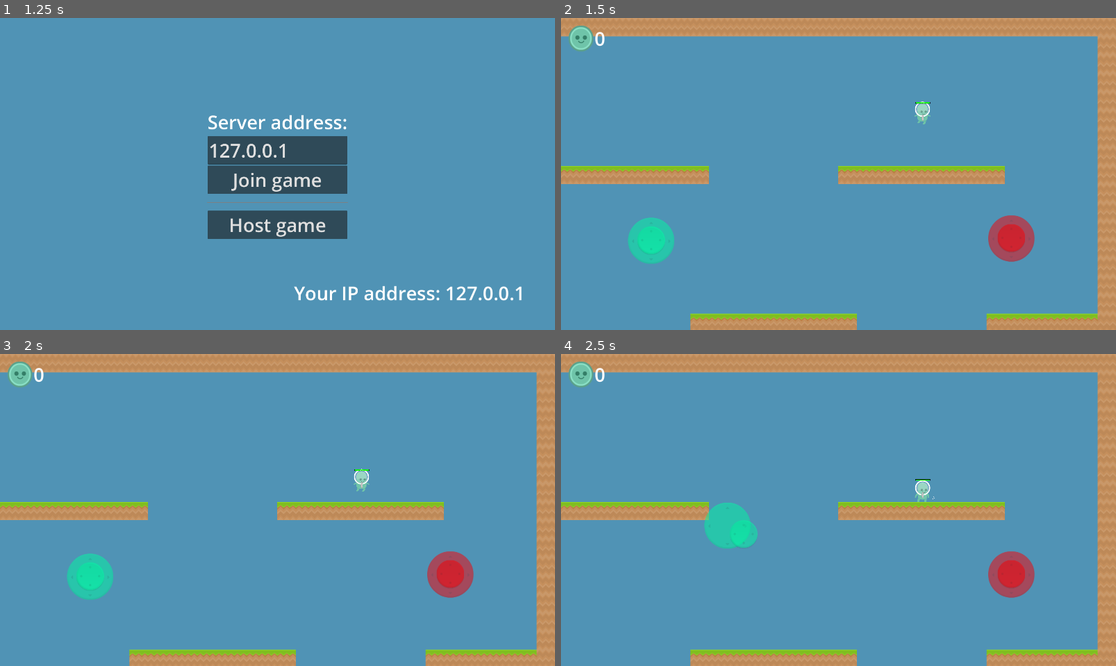
Above: before the commit, frames 1-4 (two rows, left to right).
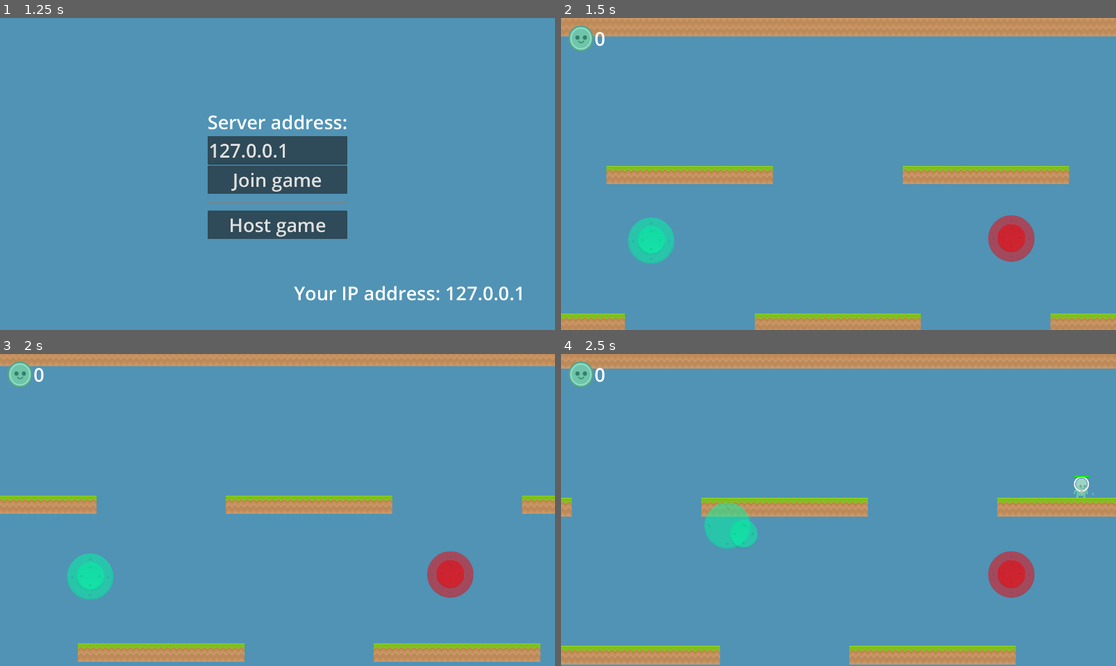
Above: after the commit, the same moments.

Repository: pekuja/rocket-tag-mobile
Game: Godot game, scene res://scenes/Main.tscn
Two runs of this game, one before a commit and one after it. Both use one fixed random seed, a clock stepped at 60 frames per second and the inputs below.
Inputs (mouse positions are in pixels of both pictures, inside the frame that each line leads up to):
- Up to frame 1 (1.25 s): tap Enter at 0.5 s; move the mouse to (399, 158) at 0.52 s; click (399, 158) at 0.67 s
- Up to frame 2 (1.5 s): click "Host game" at 1.25 s
- Up to frame 3 (2 s): no input
- Up to frame 4 (2.5 s): drag from (727, 525) to (810, 572) at 2.02 s

Frame 1 is identical in both runs. In frame 2, 8.5% of the frame differs, in the area x 0-100%, y 5-100%; in frame 3, 13%; in frame 4, 15%, in the area x 0-100%, y 4-100%.

Commit message:
Camera smoothing and look-ahead
Added some basic smoothing to the camera using lerp; in particular to get rid of the jarring snap that would happen when the player respawns or dies and the camera switches between player mode and spectator mode, or on the spectator camera when a player suddenly appears or disappears from existence. The smoothing is applied both to zooming and camera position.

Made the player camera look ahead of the player by one second, and made the spectator camera take that motion into account when determining the bounding box around the players, so if a player is fast moving toward the edge of the bounding box, the bounding box expands so it doesn't lose track of the players even with the smoothing applied.

Diff:
--- a/scenes/set_camera_zoom.gd
+++ b/scenes/set_camera_zoom.gd
@@ -7,6 +7,8 @@
 
 const BASE_WIDTH = 3840.0
 const BASE_HEIGHT = 2160.0
+const LERP_AMOUNT = 0.01
+const LOOKAHEAD_TIME = 1.0
 
 var _scale = 1.0
 var _mapBounds : Rect2i
@@ -47,26 +49,32 @@
 		for player : CharacterBody2D in players:
 			if player.is_alive():
 				num_live_players += 1
+				var lookahead_pos = player.global_position + player.velocity * LOOKAHEAD_TIME
 				min_pos.x = min(min_pos.x, player.global_position.x)
+				min_pos.x = min(min_pos.x, lookahead_pos.x)
 				max_pos.x = max(max_pos.x, player.global_position.x)
+				max_pos.x = max(max_pos.x, lookahead_pos.x)
 				min_pos.y = min(min_pos.y, player.global_position.y)
+				min_pos.y = min(min_pos.y, lookahead_pos.y)
 				max_pos.y = max(max_pos.y, player.global_position.y)
+				max_pos.y = max(max_pos.y, lookahead_pos.y)
 
 		if num_live_players > 0:
 			min_pos -= BORDER_SIZE
 			max_pos += BORDER_SIZE
 
-			self.global_position = (min_pos + max_pos) / 2
+			self.global_position = lerp(self.global_position, (min_pos + max_pos) / 2, LERP_AMOUNT)
 			var new_zoom = 1.0
 			if max_pos.x > min_pos.x:
 				new_zoom = minf(new_zoom, BASE_WIDTH / (max_pos.x - min_pos.x))
 			if max_pos.y > min_pos.y:
 				new_zoom = minf(new_zoom, BASE_HEIGHT / (max_pos.y - min_pos.y))
 
-			self.zoom = new_zoom * _scale * Vector2(1.0, 1.0)
+			self.zoom = lerp(self.zoom, new_zoom * _scale * Vector2(1.0, 1.0), LERP_AMOUNT)
 	elif local_player:
-		self.global_position = local_player.character.global_position
-		self.zoom = _scale * Vector2(1.0, 1.0)
+		var target_position = local_player.character.global_position + local_player.character.velocity * LOOKAHEAD_TIME
+		self.global_position = lerp(self.global_position, target_position, LERP_AMOUNT)
+		self.zoom = lerp(self.zoom, _scale * Vector2(1.0, 1.0), LERP_AMOUNT)
 
 	var topLeft = _mapBounds.position + _unzoomedViewportSize / 2
 	var bottomRight = _mapBounds.end - _unzoomedViewportSize / 2
